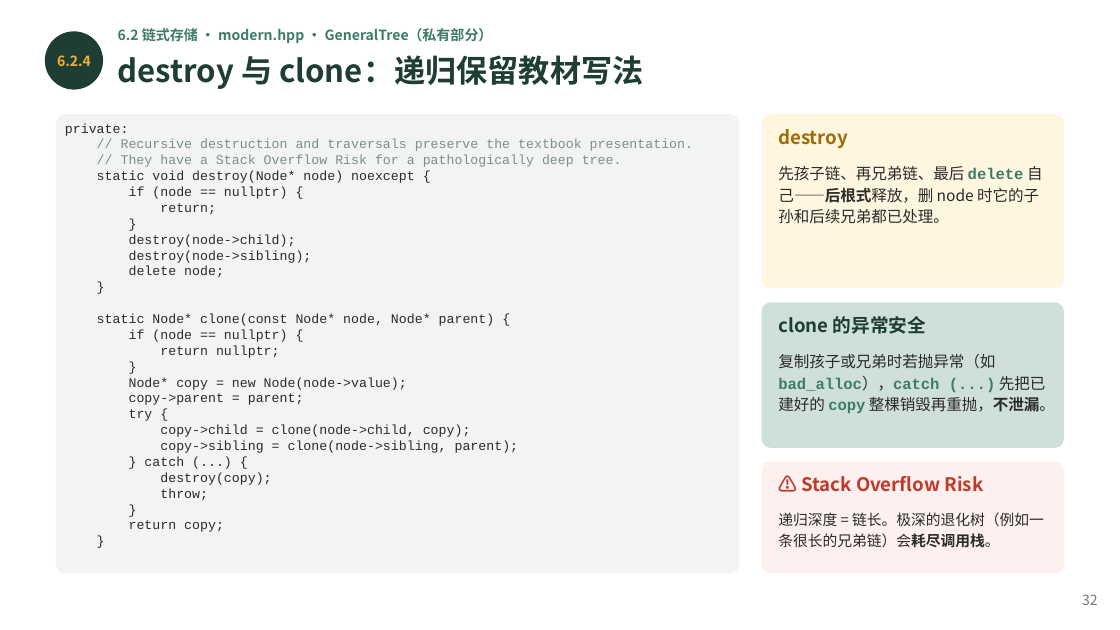
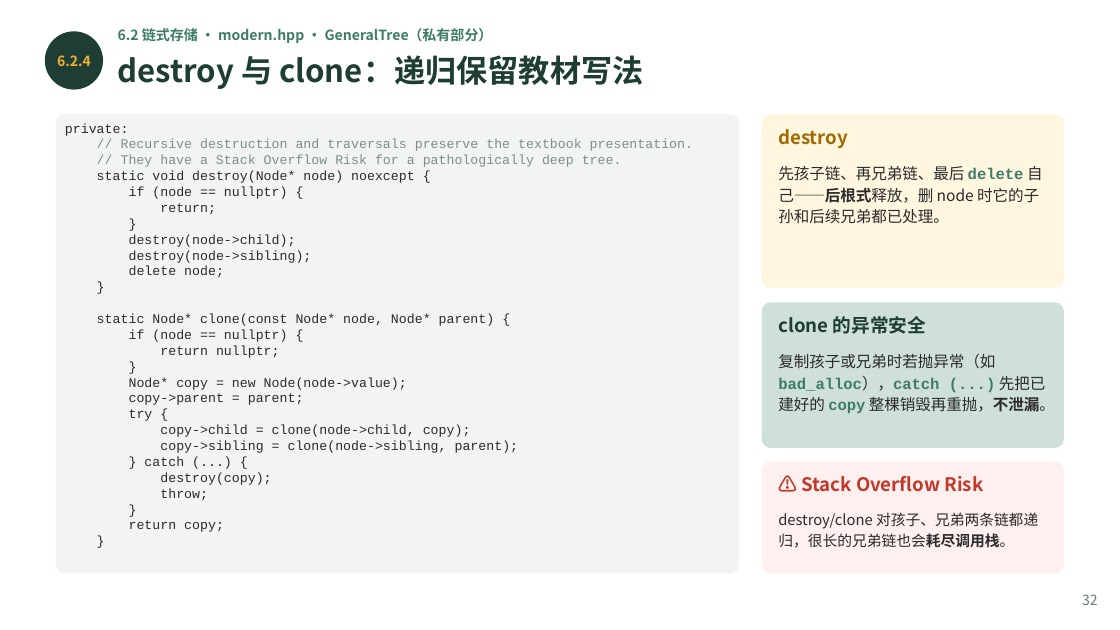
Before and after one commit to GMyhf/2026fall-cs201, a slide deck: slide 32 of courseware/202609_DSA_06_Tree.pptx. Drawn at 1120x630 pixels with LibreOffice and Linux fonts; fonts in the diff are those of the drawing. Boxes give left, top, right and bottom in pixels: in the first picture for what was removed or moved away, otherwise in the second. Text is boxed around its words. In the diff, an @@ line names an element or a change of style, - is before the commit and + after.

```diff
--- a/courseware/202609_DSA_06_Tree.pptx
+++ b/courseware/202609_DSA_06_Tree.pptx
@@ text at (778, 512, 1038, 548): text changed @@
-递归深度 = 链长。极深的退化树（例如一条很长的兄弟链）会耗尽调用栈。
+destroy/clone 对孩子、兄弟两条链都递归，很长的兄弟链也会耗尽调用栈。
```
Also in this commit, not shown: 1 other slide changed, 1 other file.
